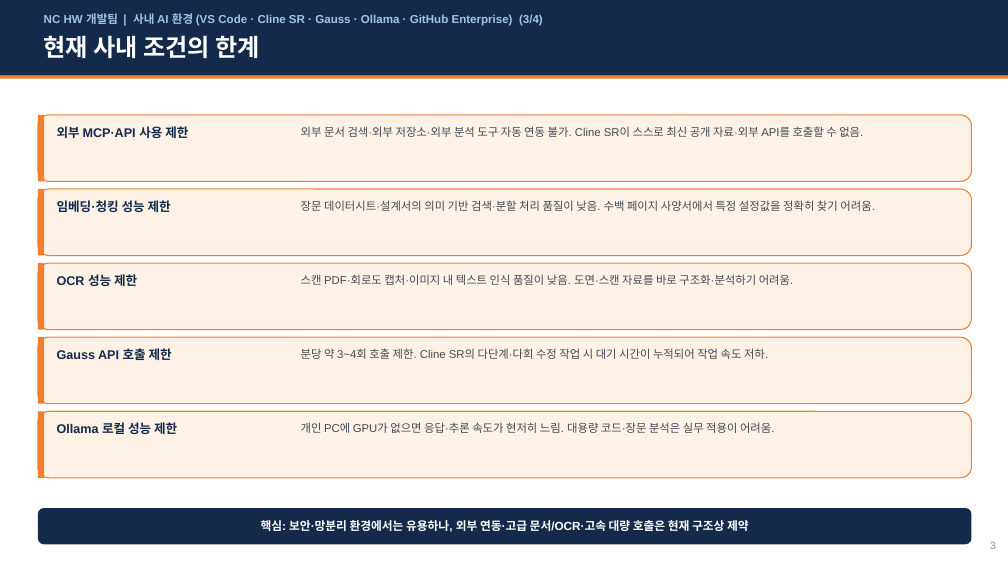
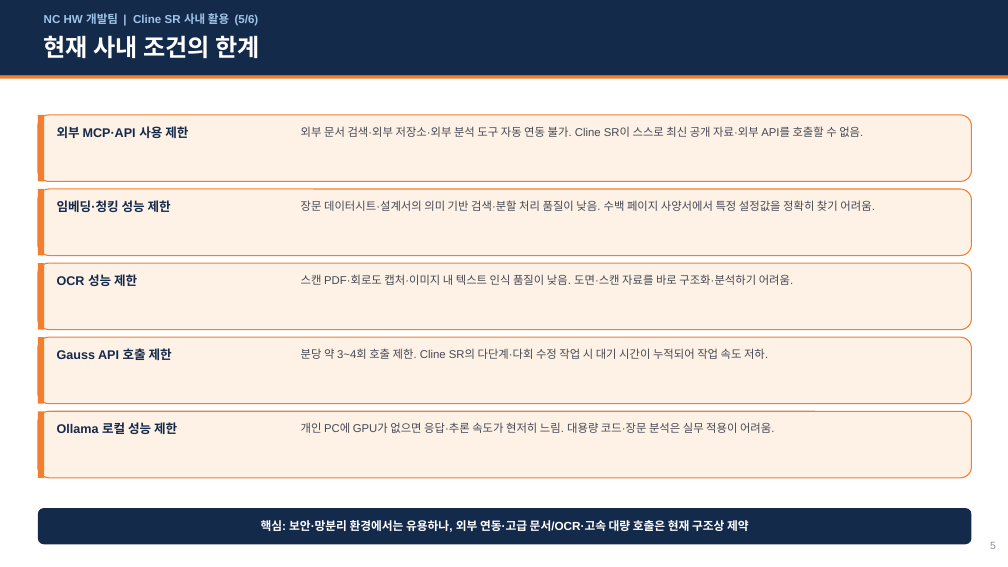
Before and after one commit to whaleonbush/poc, a slide deck: slide 5 of HW개발팀_AI활용방안_요약.pptx (slide 3 before the commit). Drawn at 1008x567 pixels with LibreOffice and Linux fonts; fonts in the diff are those of the drawing. Boxes give left, top, right and bottom in pixels: in the first picture for what was removed or moved away, otherwise in the second. Text is boxed around its words. In the diff, an @@ line names an element or a change of style, - is before the commit and + after.

```diff
--- a/HW개발팀_AI활용방안_요약.pptx
+++ b/HW개발팀_AI활용방안_요약.pptx
@@ text at [44, 13, 259, 25]: text changed @@
-NC HW 개발팀 | 사내 AI 환경 (VS Code · Cline SR · Gauss · Ollama · GitHub Enterprise) (3/4)
+NC HW 개발팀 | Cline SR 사내 활용 (5/6)
```
Also in this commit, not shown: 3 other slides changed, 2 slides added, 1 other file.
